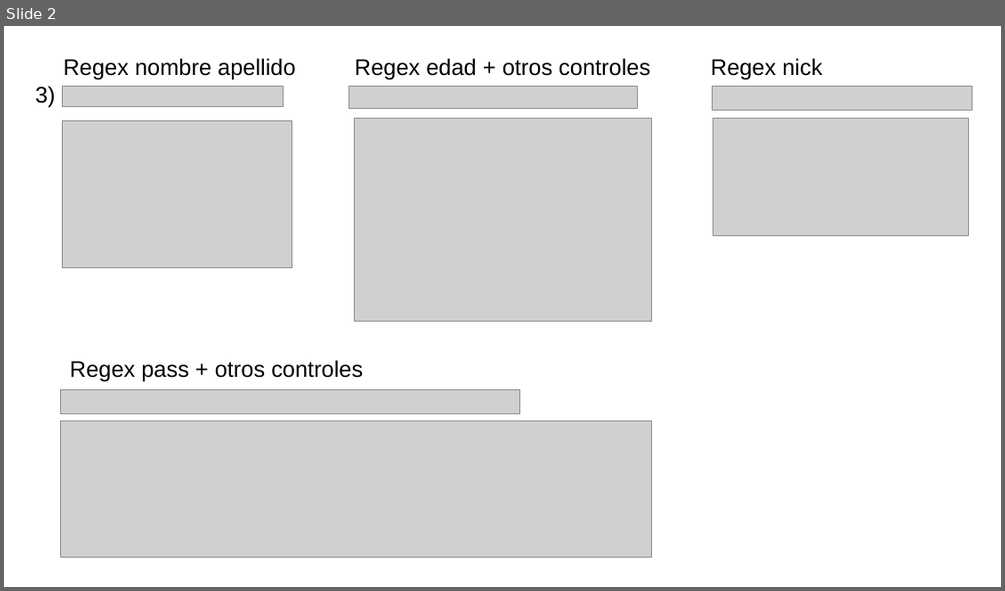
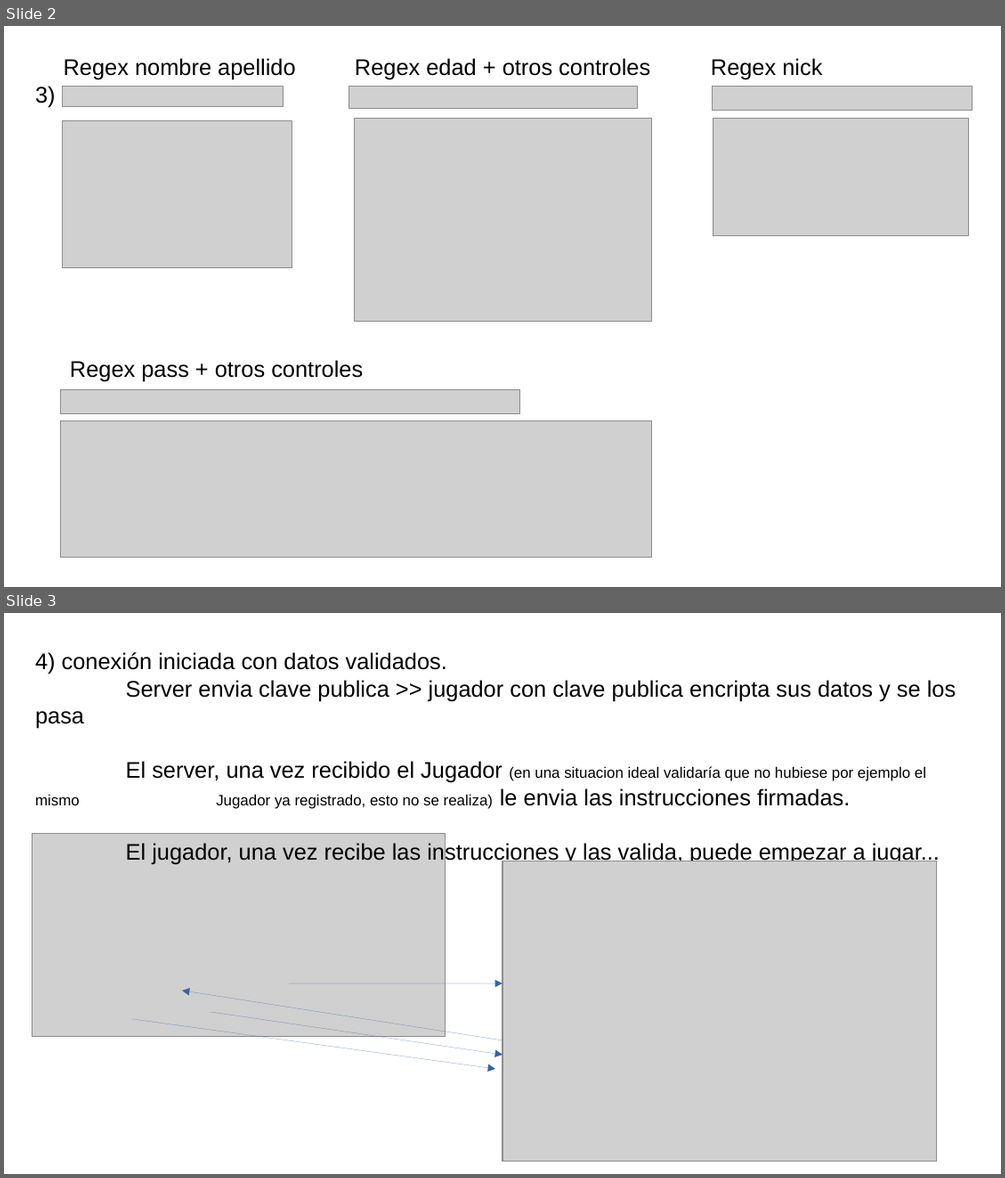
Before and after one commit to mariaroda76/EVAL2_EIDER, a slide deck: docs_utiles/entregable-informe.odp. Shown one above the other, each under a label of ours: slide 2 before the commit, slides 2 and 3 after it. The pictures are 1005x591 and 1005x1178 pixels, drawn with LibreOffice and Linux fonts; fonts in the diff are those of the drawing; grey boxes stand for pictures. Boxes give left, top, right and bottom in pixels: in the first picture for what was removed or moved away, otherwise in the second. Text is boxed around its words. In the diff, an @@ line names an element or a change of style, - is before the commit and + after.

```diff
--- a/docs_utiles/entregable-informe.odp
+++ b/docs_utiles/entregable-informe.odp
@@ slide 3 added at box(4, 613, 1001, 1174), background #FFFFFF @@
@@ text added at box(35, 652, 955, 864), 18 pt, text #000000 @@
+4) conexión iniciada con datos validados.
+Server envia clave publica >> jugador con clave publica encripta sus datos y se los pasa
+El server, una vez recibido el Jugador (en una situacion ideal validaría que no hubiese por ejemplo el mismo Jugador ya registrado, esto no se realiza) le envia las instrucciones firmadas.
+El jugador, una vez recibe las instrucciones y las valida, puede empezar a jugar...
@@ picture added at box(32, 834, 445, 1037) @@
@@ picture added at box(502, 861, 937, 1162) @@
@@ arrow added from (289, 983) to (502, 983), #3465A4 0 pt @@
@@ arrow added from (502, 1040) to (182, 990), #3465A4 0 pt @@
@@ arrow added from (210, 1012) to (502, 1054), #3465A4 0 pt @@
@@ arrow added from (132, 1019) to (495, 1069), #3465A4 0 pt @@
```
Also in this commit, not shown: 1 slide removed, 1 other file.
